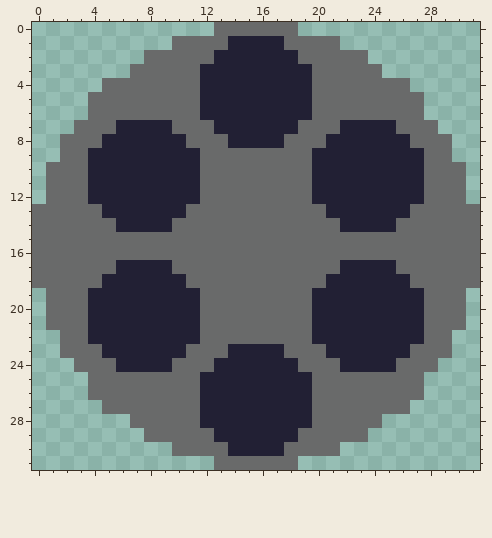
A pixel-art file gets an edit: rawSprites/recoil/baraban.aseprite. The picture above is the old version.
32x32 pixels, 1 frame. Colours within 5 levels of each other are drawn and written as one.
New version:
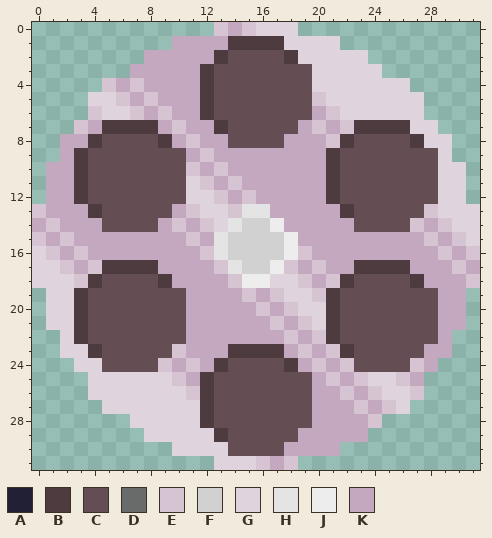
Palette (. is transparent): A #222034  B #4d3b3f  C #644e53  D #696a6a  E #d6c4d3  F #d1d1d1  G #dfd3dd  H #e4e4e4  J #ededed  K #c4a8bf
The exact change:
layer "Барабан" added
layer "Дырки" added
layer "Layer 1" removed
--- layers "Дырки", "Барабан"
@@ x 0..31 @@
- 0 .............DDDDDD.............
- 1 ..........DDDDAAAADDDD..........
- 2 ........DDDDDAAAAAADDDDD........
- 3 .......DDDDDAAAAAAAADDDDD.......
- 4 .....DDDDDDDAAAAAAAADDDDDDD.....
- 5 ....DDDDDDDDAAAAAAAADDDDDDDD....
- 6 ....DDDDDDDDAAAAAAAADDDDDDDD....
- 7 ...DDDAAAADDDAAAAAADDDAAAADDD...
- 8 ..DDDAAAAAADDDAAAADDDAAAAAADDD..
- 9 ..DDAAAAAAAADDDDDDDDAAAAAAAADD..
-10 .DDDAAAAAAAADDDDDDDDAAAAAAAADDD.
-11 .DDDAAAAAAAADDDDDDDDAAAAAAAADDD.
-12 .DDDAAAAAAAADDDDDDDDAAAAAAAADDD.
-13 DDDDDAAAAAADDDDDDDDDDAAAAAADDDDD
-14 DDDDDDAAAADDDDDDDDDDDDAAAADDDDDD
-15 DDDDDDDDDDDDDDDDDDDDDDDDDDDDDDDD
-16 DDDDDDDDDDDDDDDDDDDDDDDDDDDDDDDD
-17 DDDDDDAAAADDDDDDDDDDDDAAAADDDDDD
-18 DDDDDAAAAAADDDDDDDDDDAAAAAADDDDD
-19 .DDDAAAAAAAADDDDDDDDAAAAAAAADDD.
-20 .DDDAAAAAAAADDDDDDDDAAAAAAAADDD.
-21 .DDDAAAAAAAADDDDDDDDAAAAAAAADDD.
-22 ..DDAAAAAAAADDDDDDDDAAAAAAAADD..
-23 ..DDDAAAAAADDDAAAADDDAAAAAADDD..
-24 ...DDDAAAADDDAAAAAADDDAAAADDD...
-25 ....DDDDDDDDAAAAAAAADDDDDDDD....
-26 ....DDDDDDDDAAAAAAAADDDDDDDD....
-27 .....DDDDDDDAAAAAAAADDDDDDD.....
-28 .......DDDDDAAAAAAAADDDDD.......
-29 ........DDDDDAAAAAADDDDD........
-30 ..........DDDDAAAADDDD..........
-31 .............DDDDDD.............
+ 0 .............EKEGGG.............
+ 1 ..........KKKKBBBBGGGG..........
+ 2 ........KKKKKBCCCCBGGGGG........
+ 3 .......KKKKKBCCCCCCCGGGGG.......
+ 4 .....EKEKKKKBCCCCCCCGGGGGGG.....
+ 5 ....GGEKEKKKBCCCCCCCEGGGGGGG....
+ 6 ....EGGEKEKKBCCCCCCCKEGGGGGG....
+ 7 ...EKBBBBKEKKBCCCCCKEKEBBBBGG...
+ 8 ..KKBCCCCBKEKKCCCCKKKEBCCCCBGG..
+ 9 ..KBCCCCCCCKEKKKKKKKKBCCCCCCCG..
+10 .KKBCCCCCCCEKEKKKKKKKBCCCCCCCGG.
+11 .KKBCCCCCCCGEKEKKKKKKBCCCCCCCGG.
+12 .KKBCCCCCCCGGEKEKKKKKBCCCCCCCGG.
+13 EKKKBCCCCCKEGGEHHKKKKKBCCCCCEGGG
+14 KEKKKCCCCKEKEGHFFJKKKKKCCCCEKEGG
+15 EKEKKKKKKKKEKHFFFFJKKKKKKKKKEKEG
+16 GEKEKKKKKKKKEHFFFFJEKKKKKKKKKEKE
+17 GGEKEBBBBKKKKEHFFJEKEKKBBBBKKKEK
+18 GGGEBCCCCBKKKKEJJGGEKEBCCCCBKKKE
+19 .GGBCCCCCCCKKKKEKEGGEBCCCCCCCKK.
+20 .GGBCCCCCCCKKKKKEKEGGBCCCCCCCKK.
+21 .GGBCCCCCCCKKKKKKEKEGBCCCCCCCKK.
+22 ..GBCCCCCCCKKKKKKKEKEBCCCCCCCK..
+23 ..GGBCCCCCEKKKBBBBKEKEBCCCCCKK..
+24 ...GGCCCCEKEKBCCCCBKEKECCCCEK...
+25 ....GGGGGGEKBCCCCCCCKEKEGGEK....
+26 ....GGGGGGGEBCCCCCCCKKEKEGGE....
+27 .....GGGGGGGBCCCCCCCKKKEKEG.....
+28 .......GGGGGBCCCCCCCKKKKE.......
+29 ........GGGGGBCCCCCKKKKK........
+30 ..........GGGGCCCCKKKK..........
+31 .............GGGEKE.............
Pixel boxes of the changes (left, top, right, bottom) in both pictures:
changed: (32, 22, 480, 470)
